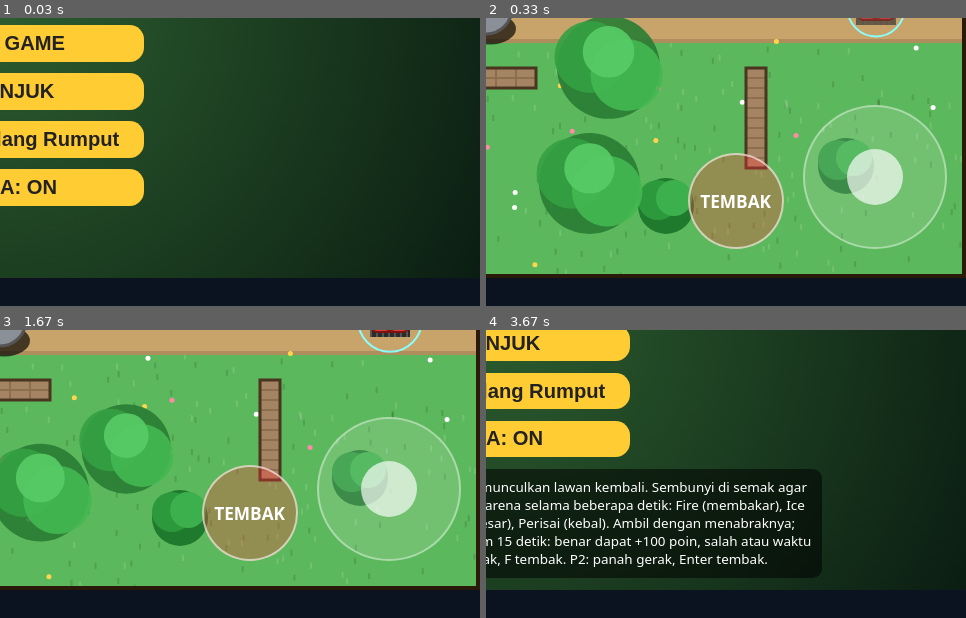
Above: before the commit, frames 1-4 (two rows, left to right).
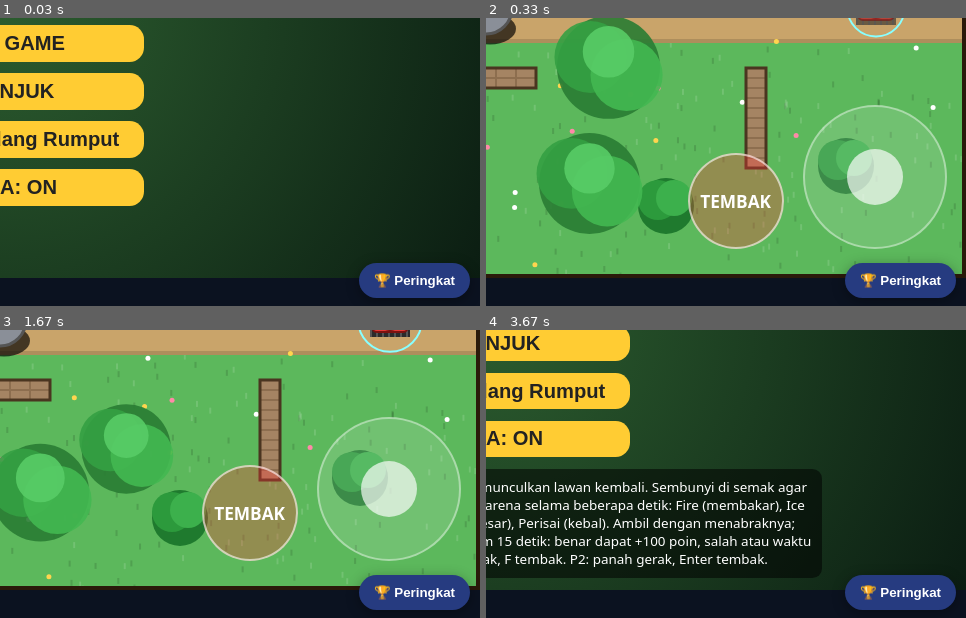
Above: after the commit, the same moments.

Repository: vexelkang-cell/gamepai
Game: browser game, page games/tank-battle-arena-pai/index.html
Two runs of this game, one before a commit and one after it. Both use one fixed random seed, a clock stepped at 60 frames per second and the inputs below.
Inputs (mouse positions are % of the whole screen's width and height, from its top left):
- Up to frame 1 (0.03 s): no input
- Up to frame 2 (0.33 s): click "MULAI GAME" at 0.27 s
- Up to frame 3 (1.67 s): hold D 1.03-1.53 s; click "⟳" at 1.27 s; tap F at 1.52 s; hold S from 1.58 s (still down)
- Up to frame 4 (3.67 s): release S at 1.85 s; hold A 1.9-2.47 s; click "☰" at 2.02 s; tap Enter at 2.27 s; hold W 2.52-2.82 s; click "5" at 2.77 s; hold D 2.87-3.53 s; right-click (45, 53) at 3.33 s; click "PETUNJUK" at 3.52 s; hold W from 3.58 s (still down)
The pictures show only the part of the screen within x 50-100%, y 50-100%; the shares and areas given below are measured in that part.

The runs differ from the first frame. In frame 1, 2.6% of the frame differs, in the area x 74-98%, y 85-98%; in frame 2, 2.6%; in frame 3, 2.6%; in frame 4, 2.6%.

Commit message:
feat: enable global Android back confirmation across games

Diff:
--- a/games/tank-battle-arena-pai/index.html
+++ b/games/tank-battle-arena-pai/index.html
@@ -357,4 +357,4 @@
 function mus(){if(!AC||!snOn||st=='pause'||st=='over')return;const n=mi++%32,m=MEL[n];if(m>=0)snd(220*Math.pow(2,m/12),.16,'square',.022);if(n%4==0){snd(110*Math.pow(2,BAS[(n/8|0)%4]/12),.3,'triangle',.06);snd(120,.08,'sine',.07,40)}if(n%4==2)snd(1800,.03,'square',.012)}
 setInterval(mus,170);
 T=[mk(0),mk(1)];mkbg();requestAnimationFrame(loop);
-</script></body></html>
+</script><script src="/vexel-leaderboard.js" data-game-id="tank-battle-arena-pai" defer></script></body></html>
